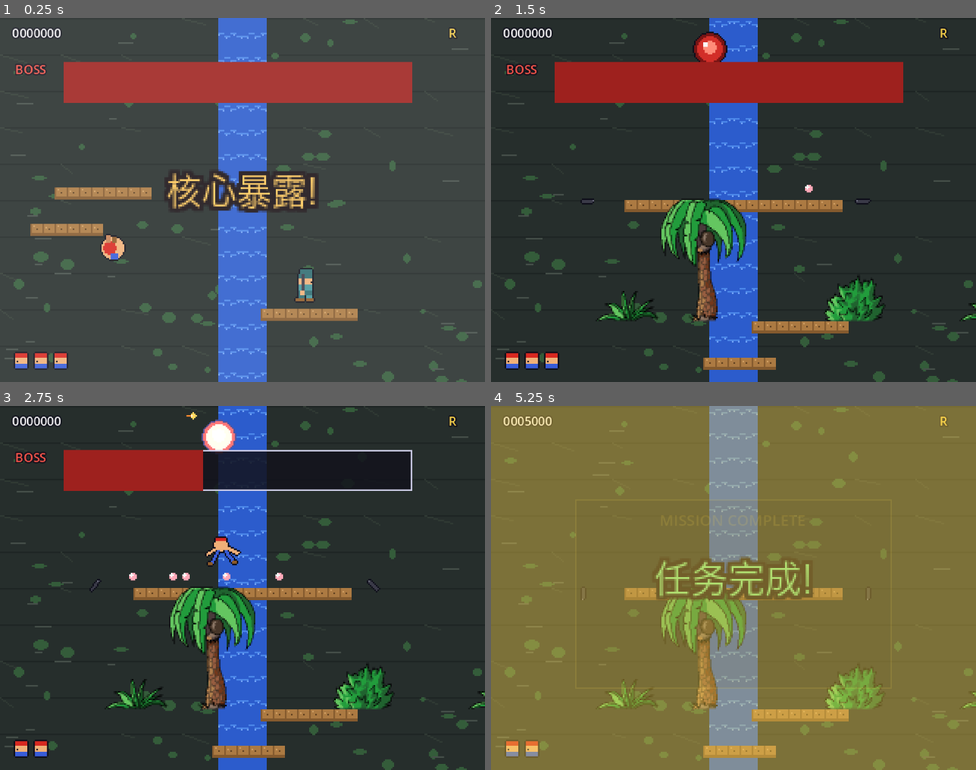
Above: before the commit, frames 1-4 (two rows, left to right).
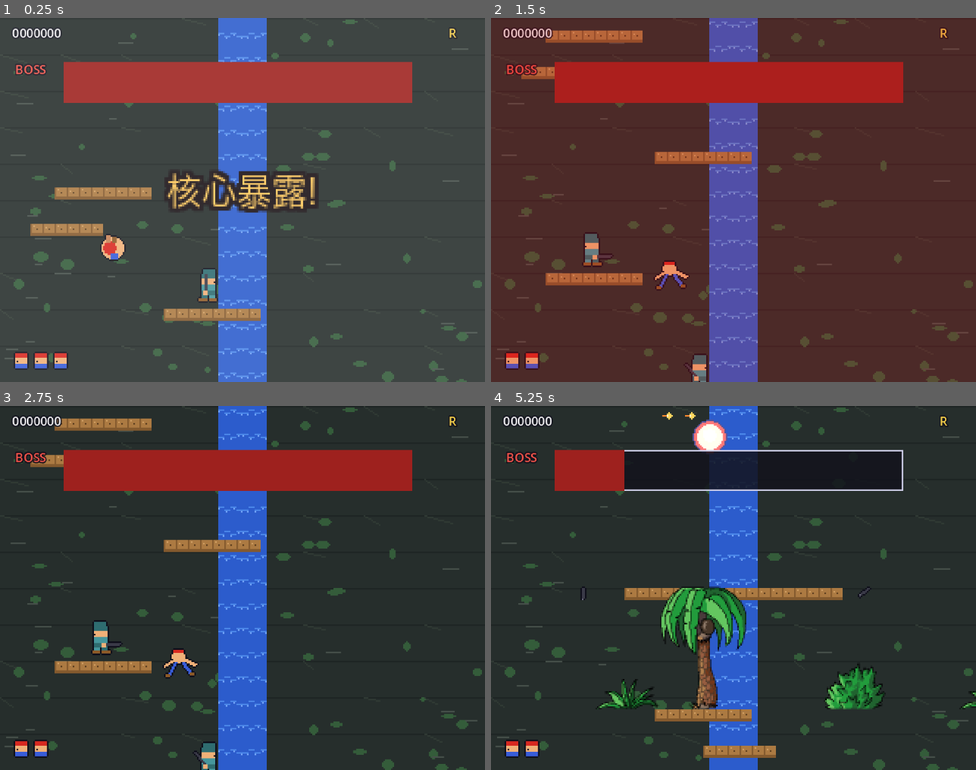
Above: after the commit, the same moments.

Repository: LJH-snow/contra-godot
Game: Godot game, scene res://tools/check_level2_main.tscn
Two runs of this game, one before a commit and one after it. Both use one fixed random seed, a clock stepped at 60 frames per second and the inputs below. This scene is started directly instead of the project's main scene.
Inputs (mouse positions are in pixels of both pictures, inside the frame that each line leads up to):
- Up to frame 1 (0.25 s): no input
- Up to frame 2 (1.5 s): tap Enter (start) at 0.5 s; move the mouse to (840, 181) at 0.52 s; hold D (p1_right) 0.53-1.25 s; tap X (p1_shoot) at 0.6 s; click (840, 181) at 0.67 s; tap Z (p1_jump) at 0.77 s; drag from (636, 218) to (849, 189) at 1.27 s
- Up to frame 3 (2.75 s): move the mouse to (291, 507) at 2.02 s; hold D (p1_right) from 2.03 s (still down); tap Keypad Enter at 2.1 s
- Up to frame 4 (5.25 s): release D (p1_right) at 2.75 s; drag from (709, 660) to (675, 577) at 2.77 s; move the mouse to (879, 642) at 3.52 s; hold A (p1_left) 3.53-4.25 s; tap Space at 3.6 s; tap Z (p1_jump) at 3.77 s; drag from (588, 533) to (946, 577) at 4.27 s; move the mouse to (757, 588) at 5.02 s; hold S (p1_down) from 5.03 s (still down); tap J at 5.1 s; click (757, 588) at 5.17 s

The runs differ from the first frame. In frame 1, 2.0% of the frame differs, in the area x 33-74%, y 68-84%; in frame 2, 92%; in frame 3, 16%; in frame 4, 100%, in the area x 0-100%, y 0-100%.

Commit message:
fix: killable blossoms, prone dodging, waterfall reachability and respawn

Diff:
--- a/scripts/enemy_blossom.gd
+++ b/scripts/enemy_blossom.gd
@@ -1,5 +1,5 @@
 class_name EnemyBlossom extends Enemy
-## 开花弹兵: 定点原地周期"开花"环形弹幕, 不可击毙 (官方雪原关特色, 只能躲)
+## 开花弹兵: 定点原地周期"开花"环形弹幕, 高血量可击杀 (头顶花苞标识)
 
 const SHEET := preload("res://assets/sprites/enemies.png")
 
@@ -9,12 +9,12 @@
 func _ready() -> void:
 	add_to_group("enemies")
 	add_to_group("blossom")
-	hp = 999999                              # 不可击毙 (damage 覆盖)
-	score_val = 0
+	hp = 8                                   # 高血量: 需要连续输出才能打掉
+	score_val = 500
 	make_sprite(SHEET, 7, 6, 3)              # 开火姿态帧
 	make_body_shape(12, 24, -12)
 	z_index = 3
-	# 头顶脉动花苞: 提示"此兵特殊, 不可击毙"
+	# 头顶脉动花苞: 提示"此兵会开花弹幕"
 	_bud = Sprite2D.new()
 	_bud.texture = preload("res://assets/sprites/alien_pod_0.png")
 	_bud.position = Vector2(0, -34)
@@ -50,6 +50,3 @@
 			95.0 * GameData.fire_scale(Boot.loop_count))
 		g.enemies_node.add_child(eb)
 	Boot.play_sfx("sfx_spread", -8.0)
-
-func damage(_amt: int, _dir: Vector2) -> void:
-	Boot.play_sfx("sfx_clang", -6.0)         # 子弹被弹开, 毫发无损
--- a/scripts/game.gd
+++ b/scripts/game.gd
@@ -152,6 +152,9 @@
 		_game_over()
 
 func _respawn_player(p: Player) -> void:
+	if L_VERTICAL:
+		_respawn_player_vertical(p)
+		return
 	var base := cam_x + 30.0
 	if players.size() > 1:
 		# 避开还活着的同伴
@@ -173,6 +176,27 @@
 	# 复活点附近清场保护
 	for e in get_tree().get_nodes_in_group("enemies"):
 		if absf(e.position.x - x) < 100.0 and e is EnemyRunner:
+			e.queue_free()
+
+## 纵向关复活: 在当前相机视野内找最低的宽浮台, 避免落在水面或屏幕外
+func _respawn_player_vertical(p: Player) -> void:
+	var cands: Array = []
+	for q in L_PLATFORMS:
+		if q.z >= 48 and q.y >= cam_y + 20.0 and q.y <= cam_y + 230.0:
+			cands.append(q)
+	if cands.is_empty():
+		for q in L_PLATFORMS:
+			if q.z >= 48:
+				cands.append(q)
+	if cands.is_empty():
+		p.respawn(Vector2(160.0, L_H - 180.0))
+		return
+	cands.sort_custom(func(a, b): return a.y > b.y)
+	var q: Vector3i = cands[0]
+	p.respawn(Vector2(q.x + q.z / 2.0, q.y - 2.0))
+	# 复活台附近清场保护
+	for e in get_tree().get_nodes_in_group("enemies"):
+		if absf(e.position.y - float(q.y)) < 80.0 and e is EnemyRunner:
 			e.queue_free()
 
 # ---------------- 地形 ----------------
@@ -654,9 +678,8 @@
 	Boot.play_sfx("sfx_eagle")
 	hud.call("flash_message", "eagle", 1.2)
 	for e in get_tree().get_nodes_in_group("enemies"):
-		# 核心与开花弹兵不可击毙, 滚石非敌不触发彩蛋
-		if e is Enemy and not (e is BossCore) and not (e is EnemyBlossom) \
-				and not (e is EnemyRock):
+		# 核心与滚石不吃清屏彩蛋
+		if e is Enemy and not (e is BossCore) and not (e is EnemyRock):
 			e.kill()
 	# 清空敌弹
 	for n in enemies_node.get_children():
--- a/scripts/game_data.gd
+++ b/scripts/game_data.gd
@@ -210,7 +210,7 @@
 				Vector2i(2920, 200), Vector2i(3120, 200),
 			],
 			"blossoms": [
-				Vector2i(1420, 200), Vector2i(2320, 200), Vector2i(2800, 116),
+				Vector2i(1900, 200), Vector2i(2320, 200), Vector2i(2800, 116),
 			],
 			"turrets": [
 				Vector2i(928, 200), Vector2i(2080, 200), Vector2i(2384, 200),
@@ -225,11 +225,11 @@
 	var plats: Array[Vector3i] = []
 	var snip: Array[Vector2i] = []
 	var turb: Array[Vector2i] = []
-	# 之字浮台: 每 80px 一层, 左右交错 (y 从底部 1560 到顶部 120)
+	# 之字浮台: 每 80px 一层, 左右微错位且横向重叠 (y 从底部 1560 到顶部 120)
 	var y := 1560
 	var side := 0
 	while y > 140:
-		var x := 36 if side == 0 else 172
+		var x := 36 if side == 0 else 108
 		plats.append(Vector3i(x, y, 76))
 		if y % 240 < 120:                        # 部分层加侧翼小台
 			plats.append(Vector3i(140 if side == 0 else 20, y - 56, 48))
--- a/scripts/player.gd
+++ b/scripts/player.gd
@@ -47,6 +47,8 @@
 var _muzzle: Sprite2D
 var _ring: Sprite2D
 var _hurtbox: Area2D
+var _hurt_cs: CollisionShape2D
+var _hurt_sh: RectangleShape2D
 
 func _ready() -> void:
 	add_to_group("player")
@@ -81,12 +83,12 @@
 	_hurtbox = Area2D.new()
 	_hurtbox.collision_layer = 0
 	_hurtbox.collision_mask = GameData.L_EBULLET | GameData.L_ENEMY
-	var hcs := CollisionShape2D.new()
-	var hsh := RectangleShape2D.new()
-	hsh.size = Vector2(10, 24)
-	hcs.shape = hsh
-	hcs.position = Vector2(0, -13)
-	_hurtbox.add_child(hcs)
+	_hurt_cs = CollisionShape2D.new()
+	_hurt_sh = RectangleShape2D.new()
+	_hurt_sh.size = Vector2(10, 24)
+	_hurt_cs.shape = _hurt_sh
+	_hurt_cs.position = Vector2(0, -13)
+	_hurtbox.add_child(_hurt_cs)
 	add_child(_hurtbox)
 	lives = Boot.start_lives
 	weapon_changed.emit(weapon)
@@ -182,6 +184,13 @@
 
 	move_and_slide()
 	_update_ground(g)
+	# 卧倒受击框压扁: 平射弹从头顶飞过 (敌人身体接触仍能命中)
+	if prone:
+		_hurt_sh.size = Vector2(10, 6)
+		_hurt_cs.position = Vector2(0, -3)
+	else:
+		_hurt_sh.size = Vector2(10, 24)
+		_hurt_cs.position = Vector2(0, -13)
 	_animate(delta)
 	_poll_hurt()
 
--- a/tools/check_level2.gd
+++ b/tools/check_level2.gd
@@ -7,6 +7,7 @@
 var _wait := 0
 var _cam_y0 := 0.0
 var _boss_frames := 0
+var _lives0 := 0
 
 func _ready() -> void:
 	process_mode = Node.PROCESS_MODE_ALWAYS
@@ -68,7 +69,20 @@
 						spacing_ok = false
 				check(spacing_ok, "主浮台垂直间距 80px")
 				check(game.get_tree().get_nodes_in_group("air_missile").is_empty(), "瀑布关无空袭导弹")
-
+				# 起步可达: 出生台与上一层横向重叠, 无需横跨间隙
+				var base_ok := false
+				var overlap_ok := false
+				var base_right := 0
+				for p in game.L_PLATFORMS:
+					if p.y == 1560 and p.z == 76:
+						base_right = p.x + p.z
+						if p.x <= 60 and p.x + p.z >= 60:
+							base_ok = true
+				for p in game.L_PLATFORMS:
+					if p.y == 1480 and p.z == 76 and p.x < base_right:
+						overlap_ok = true
+				check(base_ok, "出生站位浮台存在")
+				check(overlap_ok, "上一层浮台与出生台横向重叠 (起步满跳可达)")
 				check(game.player != null and game.player.position.y > 1500.0, "玩家出生在底部")
 				var bg := game.get_node("Background/FarLayer/FarSprite")
 				check(bg.texture.resource_path.ends_with("bg_waterfall.png"), "瀑布崖壁背景已换装")
@@ -82,7 +96,7 @@
 				_next(2, 20)
 		2:
 			if _due():
-				game.player.position = Vector2(246, 1320)
+				game.player.position = Vector2(150, 1320)
 				_next(3, 20)
 		3:
 			if _due():
@@ -92,26 +106,42 @@
 			if _due():
 				check(game.cam_y < _cam_y0 - 200.0, "纵向镜头跟随攀爬(cam_y %.0f→%.0f, 只上不下)" % [_cam_y0, game.cam_y])
 				check(game.player.position.y > game.L_FALL_LINE - 900.0, "玩家存活于攀爬中")
+				# 纵向复活: 死亡后应在相机视野内的浮台上重生
+				_lives0 = game.player.lives
+				game.player.die(false)
+				_next(5, 130)
+		5:
+			if _due():
+				check(not game.player.dead, "纵向关死亡后自动复活")
+				check(game.player.lives == _lives0 - 1, "复活消耗一条命")
+				check(game.player.position.y > game.cam_y and game.player.position.y < game.cam_y + 240.0,
+					"纵向复活点在相机视野内 (y=%.0f, cam_y=%.0f)" % [game.player.position.y, game.cam_y])
+				var on_plat := false
+				for q in game.L_PLATFORMS:
+					if game.player.position.x >= q.x and game.player.position.x <= q.x + q.z \
+							and absf(game.player.position.y - float(q.y)) < 14.0:
+						on_plat = true
+				check(on_plat, "纵向复活点落在浮台上 (非水面)")
 				# 快进到顶部要塞
 				game.player.position = Vector2(160, 114)
-				_next(5, 30)
-		5:
+				_next(6, 30)
+		6:
 			if _due():
 				check(game.boss_active, "瀑布顶 Boss 战触发")
 				check(game.boss_core != null and is_instance_valid(game.boss_core), "要塞核心存在")
 				# 击破核心 (强制开门 + 连射)
-				_next(6, 2)
-		6:
+				_next(7, 2)
+		7:
 			if _due():
 				# 等待核心爆炸链结束 (level_done 由 on_boss_destroyed 延迟 1.8s 设置)
 				if game.level_done:
 					check(true, "瀑布 Boss 被击破")
-					_next(7, 250)
+					_next(8, 250)
 				elif not is_instance_valid(game.boss_core):
 					_wait = 2                          # 核心已炸, 等结算链
 				elif _boss_frames > 900:
 					check(false, "Boss 击破超时")
-					_next(7, 0)
+					_next(8, 0)
 				else:
 					_boss_frames += 1
 					game.boss_core.set_open(true)
@@ -119,7 +149,7 @@
 					b.setup(game.boss_core.position + Vector2(-30, -14), Vector2.RIGHT, GameData.W.NORMAL)
 					game.bullets_node.add_child(b)
 					_wait = 2
-		7:
+		8:
 			if _due():
 				# 关卡推进经由 reload 重启本场景完成 (见 _ready / _exit_tree)
 				print("等待关卡推进重启...")
--- a/tools/check_tier.gd
+++ b/tools/check_tier.gd
@@ -193,20 +193,21 @@
 				_next(13, 10)
 		13:
 			if _due():
+				check(_blossom.hp == 8, "开花弹兵高血量 (hp=%d)" % _blossom.hp)
 				_blossom.damage(5, Vector2.RIGHT)
 				_next(14, 5)
 		14:
 			if _due():
 				if not is_instance_valid(_blossom):
-					check(false, "开花弹兵不可击毙")
+					check(false, "开花弹兵可受击 (hp 8→3)")
 					_next(99, 1)
 					return
-				check(_blossom.hp > 1000, "开花弹兵受击无伤 (hp=%d)" % _blossom.hp)
-				game.eagle_wipe()
+				check(_blossom.hp == 3, "开花弹兵可受击 (hp 8→%d)" % _blossom.hp)
+				_blossom.damage(5, Vector2.RIGHT)
 				_next(15, 5)
 		15:
 			if _due():
-				check(is_instance_valid(_blossom), "金鹰清屏不误杀开花弹兵")
+				check(not is_instance_valid(_blossom), "开花弹兵可被击杀 (8血打空)")
 				# 【7】震天鹰: 三鹰编队, 击落中间
 				_clear_field()
 				_place_player(400.0, 200.0)
@@ -258,6 +259,27 @@
 		20:
 			if _due():
 				check(p.lives == _lives0 + 1, "击碎滚石掉 1UP (%d→%d)" % [_lives0, p.lives])
+				_next(21, 1)
+		21:
+			if _due():
+				# 【9】卧倒: 平射弹从头顶飞过 (受击框压扁)
+				_clear_field()
+				_place_player(400.0, 200.0)
+				p.invuln_t = 0.0
+				_lives0 = p.lives
+				Input.action_press("p1_down")
+				_next(22, 30)
+		22:
+			if _due():
+				check(p.prone, "按住↓进入卧倒姿态")
+				var eb := EBullet.new()
+				eb.setup(Vector2(p.position.x - 60.0, p.position.y - 15.0), Vector2.RIGHT, 140.0)
+				game.enemies_node.add_child(eb)
+				_next(23, 45)
+		23:
+			if _due():
+				Input.action_release("p1_down")
+				check(not p.dead and p.lives == _lives0, "卧倒躲开平射弹")
 				_next(99, 1)
 		99:
 			if _due():
